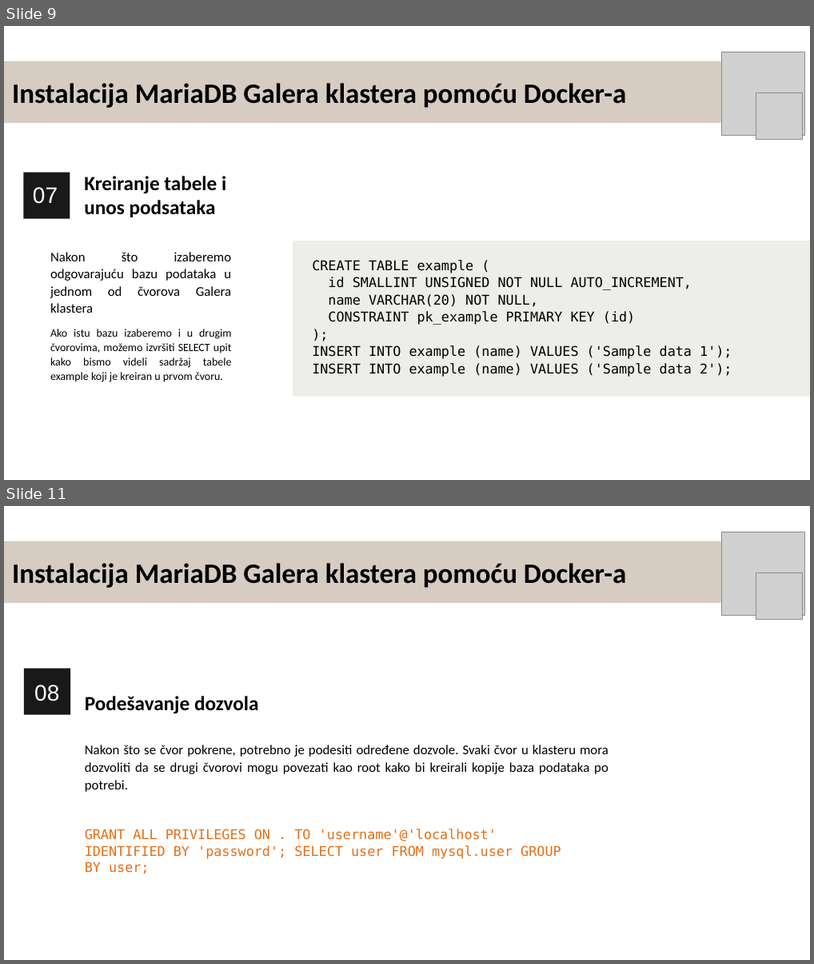
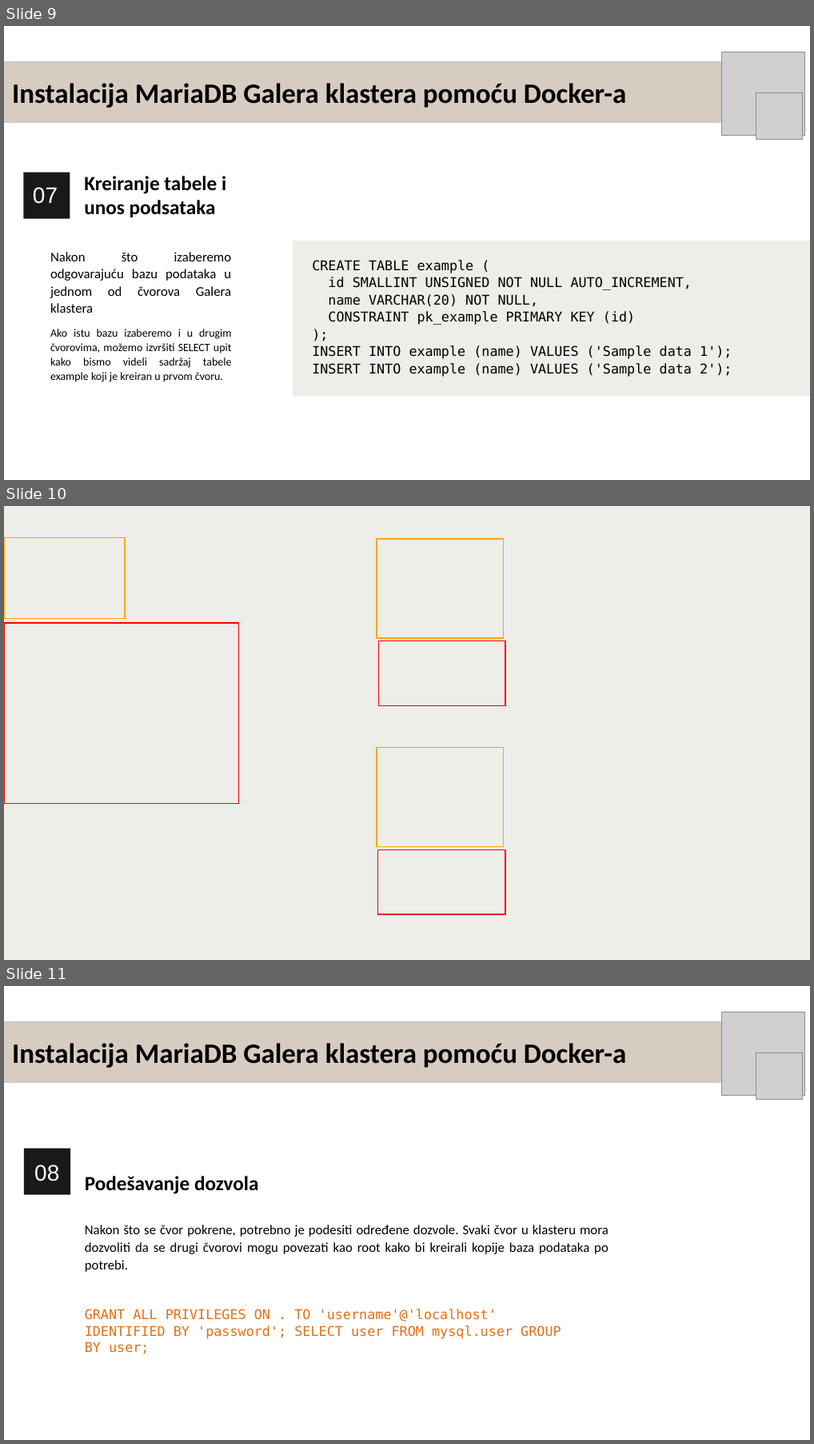
Before and after one commit to MilicaSokolov/Sistemi-za-upravljanje-bazama-podataka, a slide deck: Seminarski rad III/Cluster rešenja kod MariaDB baze podataka.pptx. Shown one above the other, each under a label of ours: slides 9 and 11 before the commit, slides 9, 10 and 11 after it; the slides between them are not shown. The pictures are 814x964 and 814x1444 pixels, drawn with LibreOffice and Linux fonts; fonts in the diff are those of the drawing; grey boxes stand for pictures; background and template pictures are left out. Boxes give left, top, right and bottom in pixels: in the first picture for what was removed or moved away, otherwise in the second. Text is boxed around its words. In the diff, an @@ line names an element or a change of style, - is before the commit and + after.

```diff
--- a/Seminarski rad III/Cluster rešenja kod MariaDB baze podataka.pptx
+++ b/Seminarski rad III/Cluster rešenja kod MariaDB baze podataka.pptx
@@ slide 10 added at bbox=[4, 506, 810, 960], background picture (left out); not listed: 1 template element that a slide beside it also shows @@
@@ rectangle added at bbox=[4, 506, 810, 960], fill #EDEDE9 @@
@@ rectangle added at bbox=[4, 537, 125, 618], outline #FCA604 1 pt @@
@@ rectangle added at bbox=[377, 539, 503, 638], outline #FCA604 1 pt @@
@@ rectangle added at bbox=[4, 623, 238, 804], outline #FF0000 1 pt @@
@@ rectangle added at bbox=[379, 640, 506, 705], outline #FF0000 1 pt @@
@@ rectangle added at bbox=[377, 747, 503, 846], outline #FCA604 1 pt @@
@@ rectangle added at bbox=[378, 849, 506, 914], outline #FF0000 1 pt @@
```
Also in this commit, not shown: 3 slides changed, 1 slide removed.
